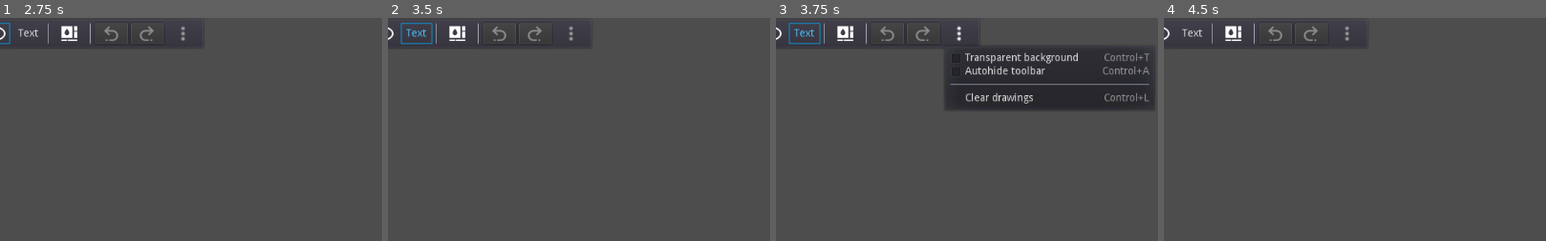
Above: before the commit, frames 1-4 (left to right).
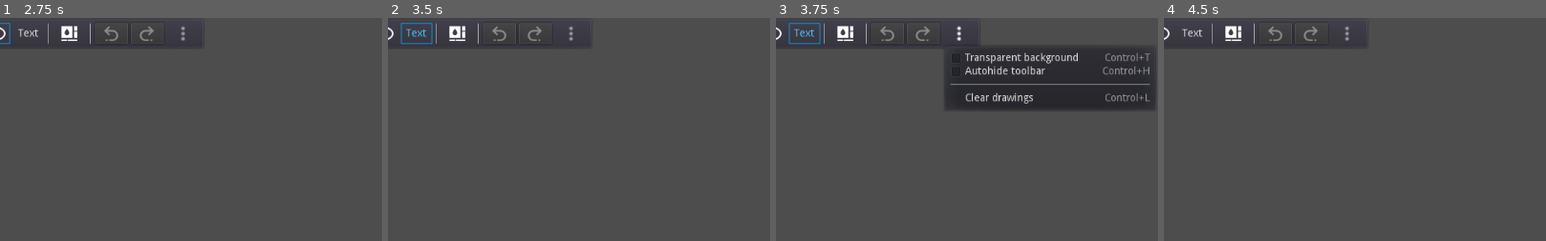
Above: after the commit, the same moments.

Repository: gilzoide/draw-over
Game: Godot game, scene res://main.tscn
Same seed, same stepped clock (60 frames per second), same inputs: the game is played once before the commit and once after it.
Inputs (mouse positions are % of the whole screen's width and height, from its top left):
- Up to frame 1 (2.75 s): click (33, 4) at 0.5 s; click (38, 4) at 1.25 s; click (42, 4) at 2 s
- Up to frame 2 (3.5 s): click "Text" at 2.75 s
- Up to frame 3 (3.75 s): click (67, 4) at 3.5 s
- Up to frame 4 (4.5 s): click (33, 4) at 4.25 s
The pictures show only the part of the screen within x 43-93%, y 0-50%; the shares and areas given below are measured in that part.

Frames 1-2 are identical in both runs. In frame 3, 0.3% of the frame differs, in the area x 86-98%, y 15-38%; in frame 4, nothing differs.

Commit message:
Change autohide toolbar shortcut to Control+H

Diff:
--- a/src/project.godot
+++ b/src/project.godot
@@ -46,7 +46,7 @@
 }
 toggle_autohide_toolbar={
 "deadzone": 0.5,
-"events": [ Object(InputEventKey,"resource_local_to_scene":false,"resource_name":"","device":0,"alt":false,"shift":false,"control":true,"meta":false,"command":true,"pressed":false,"scancode":65,"unicode":0,"echo":false,"script":null)
+"events": [ Object(InputEventKey,"resource_local_to_scene":false,"resource_name":"","device":0,"alt":false,"shift":false,"control":true,"meta":false,"command":true,"pressed":false,"scancode":72,"unicode":0,"echo":false,"script":null)
  ]
 }
 drag_hold={
--- a/src/shortcuts/toggle_autohide_toolbar_shortcut.tres
+++ b/src/shortcuts/toggle_autohide_toolbar_shortcut.tres
@@ -3,8 +3,8 @@
 [sub_resource type="InputEventKey" id=1]
 control = true
 command = true
-scancode = 65
-unicode = 97
+scancode = 72
+unicode = 104
 
 [resource]
 shortcut = SubResource( 1 )
